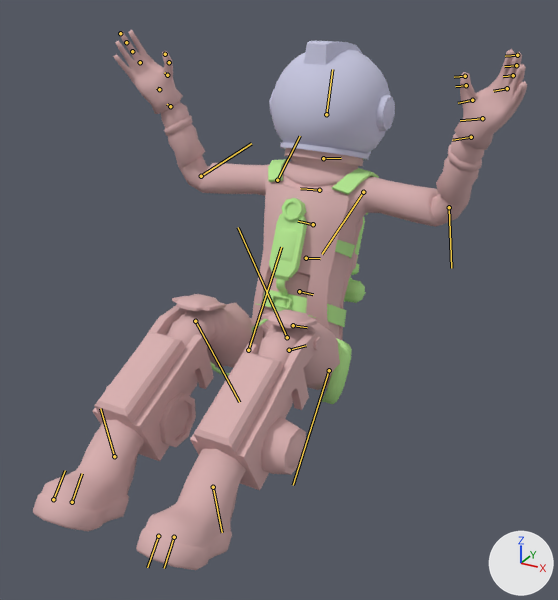
The FBX model Assets/Staging/Christian/Player Character/Player.fbx as it was, and as the next commit left it.
Before and after are seen from a 50 mm lens placed at (0.919, -1.721, 1.887), pointed at (0.085, -0.206, 1.129). Lighting does not change. The marker at lower right points along +X, +Y and +Z. Both versions are drawn at frame 535 of the action 'Take 001'; the numbers are the values there. The bones that bend it are drawn over the model as lines.

Names of what the first picture shows: 'Player_Body', 'Player_Helmet'.
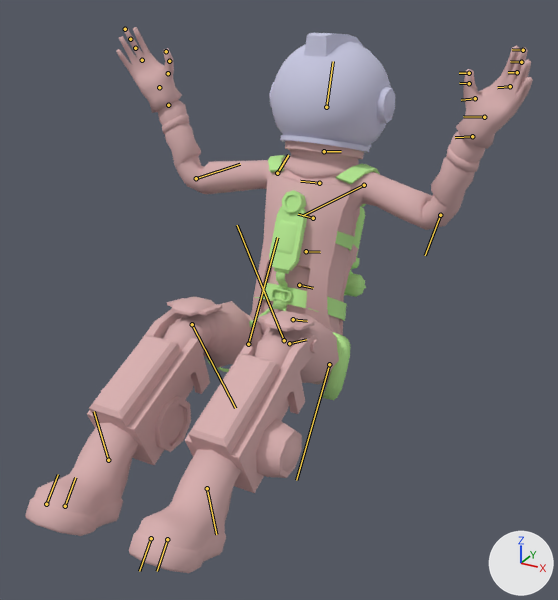
The change in detail:
Bone 'Hip' (bone_hip) moves from (0.1, -0.2, 0.0) to (2.1, 0.1, 0.0).
Bone 'Arm_Upper_Right' (bone_arm_upper_right) turns from (72, 9, 6) to (90, 19, 3) degrees about its own x, y and z.
Bone 'Arm_Lower_Right' (bone_arm_lower_right) turns from (43, 0, -10) to (25, 3, -16) degrees about its own x, y and z.
Bone 'Arm_Upper_Left' (bone_arm_upper_left) turns from (64, 4, 7) to (82, 14, 1) degrees about its own x, y and z.
Bone 'Arm_Middle_Left' (bone_arm_middle_left) turns from (4, 63, 22) to (4, 69, 23) degrees about its own x, y and z.
Bone 'Arm_Lower_Left' (bone_arm_lower_left) turns from (40, -2, -4) to (24, -2, -8) degrees about its own x, y and z.
Bone 'Leg_Upper_Right' (bone_leg_upper_right) turns from (0, 0, 97) to (0, 0, 92) degrees about its own x, y and z.
Bone 'Leg_Middle_Right' (bone_leg_middle_right) turns from (0, 0, 56) to (0, 0, 49) degrees about its own x, y and z.
Bone 'Leg_Upper_Left' (bone_leg_upper_left) turns from (0, 0, 100) to (0, 0, 95) degrees about its own x, y and z.
Bone 'Leg_Middle_Left' (bone_leg_middle_left) turns from (0, 0, 60) to (0, 0, 54) degrees about its own x, y and z.
Bone 'Leg_Lower_Left' (bone_leg_lower_left) turns from (0, 0, -43) to (0, 0, -45) degrees about its own x, y and z.

Pixel boxes (x1, y1, x2, y2) of what changed, in the pictures (558 x 600 px):
'Player_Body', posed
    before: (33, 30, 527, 570)
    after: (25, 27, 533, 573)
'Player_Helmet', posed
    before: (269, 41, 395, 160)
    after: (269, 33, 395, 153)
bone 'Hip', root to tip
    before: (289, 350) to (306, 345)
    after: (289, 343) to (306, 339)
bone 'Arm_Upper_Right', root to tip
    before: (277, 180) to (300, 136)
    after: (277, 173) to (288, 155)
bone 'Arm_Lower_Right', root to tip
    before: (170, 106) to (167, 104)
    after: (168, 105) to (166, 104)
bone 'Arm_Upper_Left', root to tip
    before: (363, 192) to (322, 254)
    after: (364, 185) to (303, 215)
bone 'Arm_Middle_Left', root to tip
    before: (449, 207) to (451, 268)
    after: (440, 215) to (425, 255)
bone 'Arm_Lower_Left', root to tip
    before: (471, 137) to (452, 140)
    after: (472, 136) to (455, 137)
bone 'Leg_Upper_Right', root to tip
    before: (248, 350) to (281, 247)
    after: (248, 344) to (277, 237)
bone 'Leg_Middle_Right', root to tip
    before: (195, 321) to (239, 402)
    after: (192, 324) to (235, 408)
bone 'Leg_Upper_Left', root to tip
    before: (329, 370) to (293, 485)
    after: (329, 364) to (296, 480)
bone 'Leg_Middle_Left', root to tip
    before: (287, 337) to (238, 227)
    after: (284, 340) to (237, 225)
bone 'Leg_Lower_Left', root to tip
    before: (213, 487) to (222, 532)
    after: (207, 488) to (216, 534)
